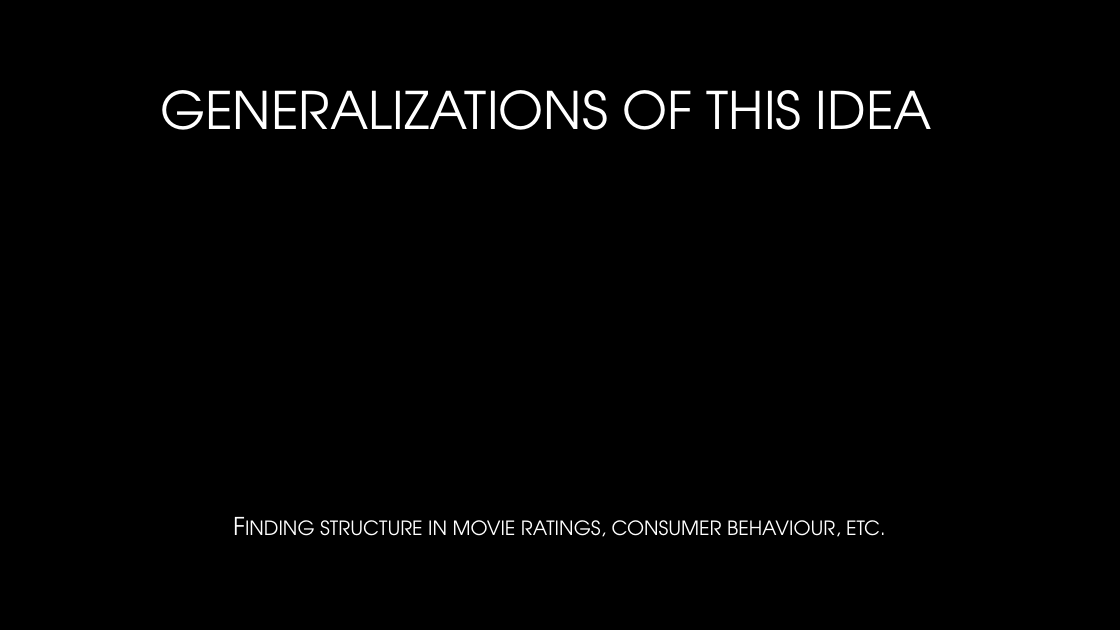
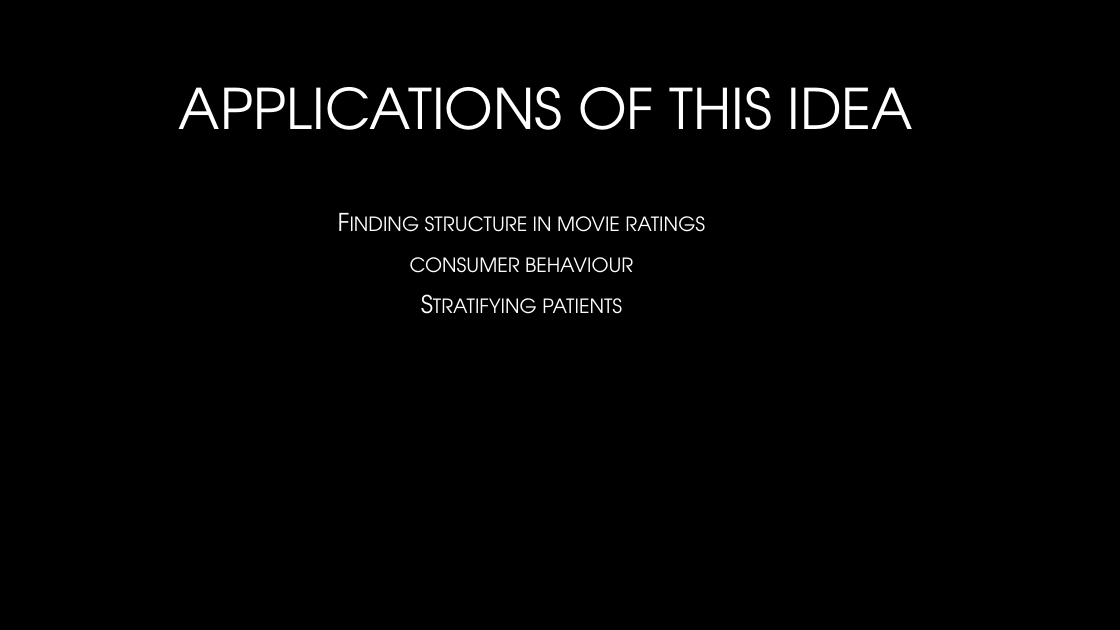
Before and after one commit to neelsoumya/visualization_lecture, a slide deck: slide 9 of Presentation_intro.pptx. Drawn at 1120x630 pixels with LibreOffice and Linux fonts; fonts in the diff are those of the drawing; background and template pictures are left out. Boxes give left, top, right and bottom in pixels: in the first picture for what was removed or moved away, otherwise in the second. Text is boxed around its words. In the diff, an @@ line names an element or a change of style, - is before the commit and + after.

```diff
--- a/Presentation_intro.pptx
+++ b/Presentation_intro.pptx
@@ text at (179,87,914,130): text changed; size 44.4 to 48 pt @@
-GENERALIZATIONS OF THIS IDEA
+APPLICATIONS OF THIS IDEA
@@ subtitle at (410,216,705,314): text changed @@
-Finding structure in movie ratings, consumer behaviour, etc.
+Finding structure in movie ratings
+consumer behaviour
+Stratifying patients
```
Also in this commit, not shown: 3 other slides changed, 1 slide added, 1 slide removed.
